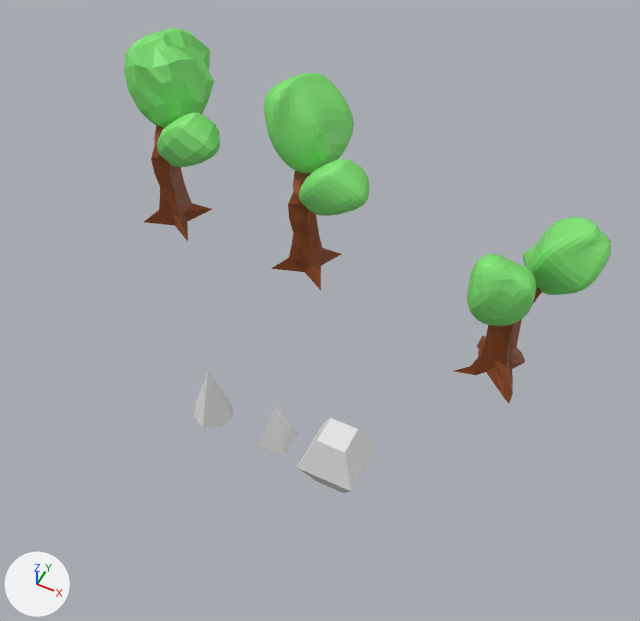
Renders of the Blender file low-tree/low-tree-base.blend from each side of a commit.
The view is the same before and after, from a 50 mm lens placed at (13.4, -29.3, 50.5), pointed at (-4.3, 6.0, 6.4). Every picture has the same lights, and +X, +Y and +Z are marked at lower left.

In view in the first picture: 'Cube', 'Cube.001', 'Cube.002', '나뭇잎', '나뭇잎.001', '나뭇잎.002', '나뭇잎.003', '나뭇잎.004', '나뭇잎.005', '사각뿔', '사각뿔.001', '팔각뿔'.
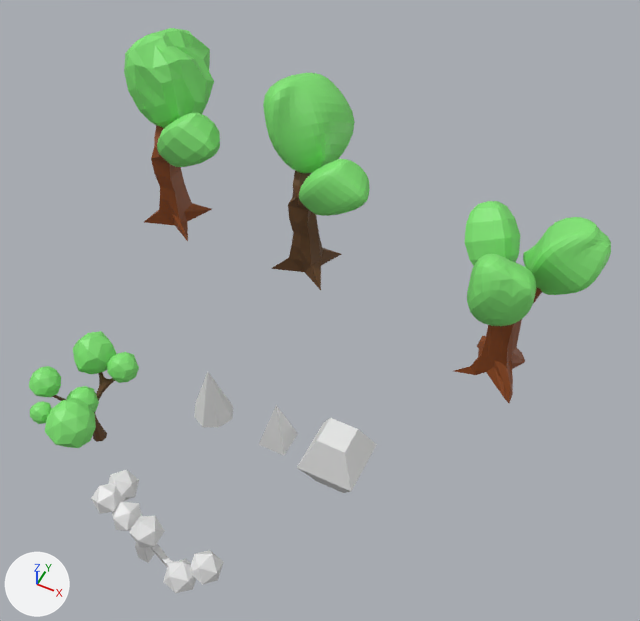
The change in detail:
Mesh me_icosphere_001 is new.
It has 252 vertices, 480 faces and spans x -2.28..3.6, y -1.29..6.98, z -2.37..1.5.
It uses material mat_leaf (green #82e774).
Mesh me_plane is new.
It has 868 vertices, 866 faces and spans x -1.75..2.1, y -3.9..1.82, z -0.5..4.43.
It uses material mat_oak (brown #8b4513).
Mesh me_cube_014 is new.
It has 286 vertices, 338 faces and spans x -3.1..5.94, y -2.57..2.4, z -0.01..5.26.
Mesh me_cube_004 is new.
It has 98 vertices, 96 faces and spans x -1.67..1.67, y -1.67..1.67, z -1.0..1.0.
It uses material mat_leaf (green #82e774).
Object 'Icosphere.001' (ob_icosphere_001) is new; it shows me_icosphere_001.
Its location is (-16.53, -8.46, 4.92).
Object 'Plane' (ob_plane) is new; it shows me_plane.
Its location is (-16.24, -4.57, 0.04).
Object 'Cube.004' (ob_cube_004) is new; it shows me_cube_014.
Its location is (-7.22, -11.68, 0.2).
Object '나뭇잎.006' (ob_나뭇잎_006) is new; it shows me_cube_004.
Its location is (4.54, 13.77, 10.07).
Its rotation in degrees is (-37, -27, 5.7).
Its scale is (1.0, 1.0, 2.5).

Where the change shows, as pixel boxes [x1, y1, x2, y2] in the pictures (640 x 621 px):
'Icosphere.001', added (green): after [29, 331, 139, 448]
'Cube.004', added: after [91, 470, 223, 593]
'나뭇잎.006', added (green): after [465, 201, 520, 266]
'Plane', added (brown): after [52, 372, 115, 442]
